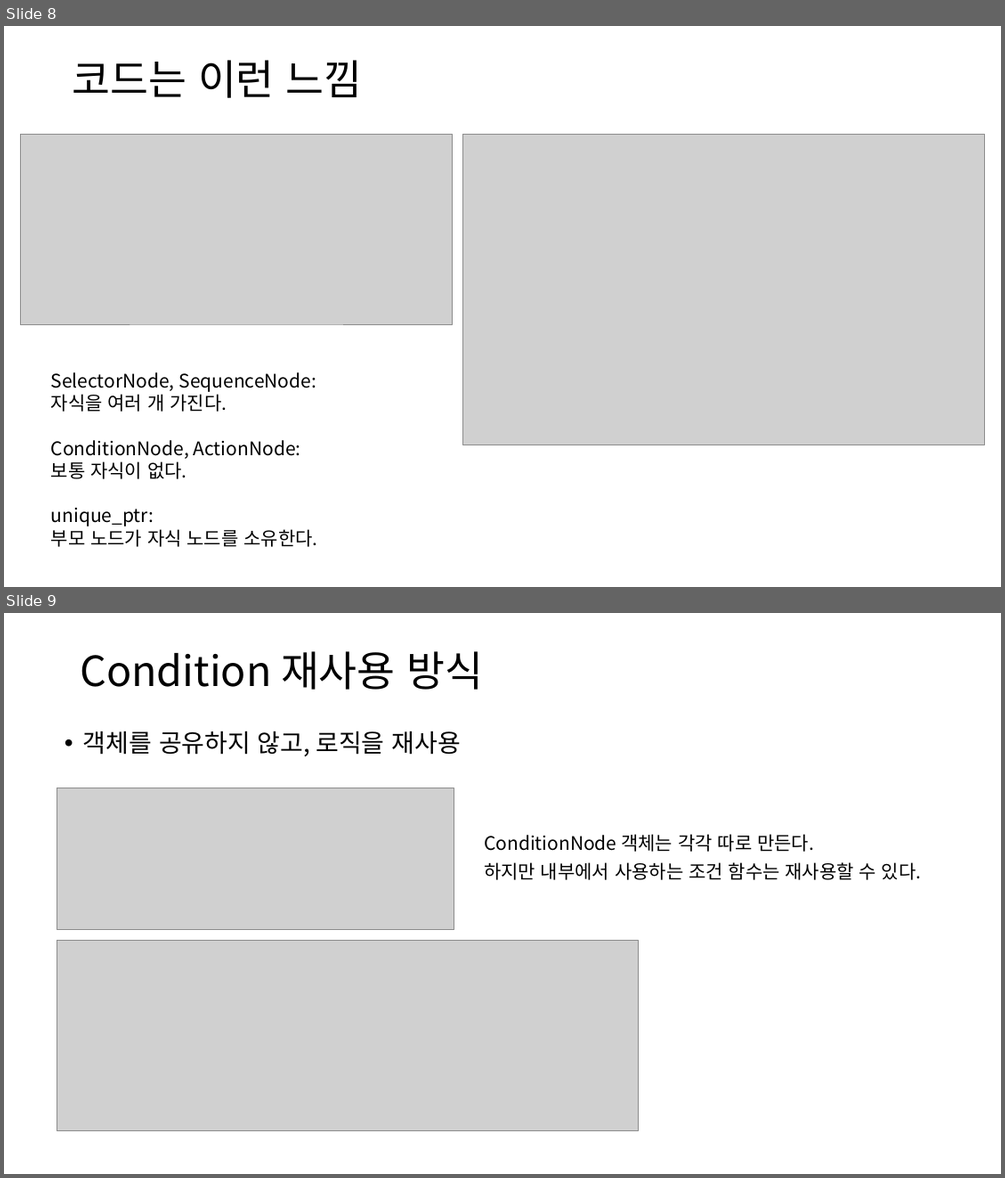
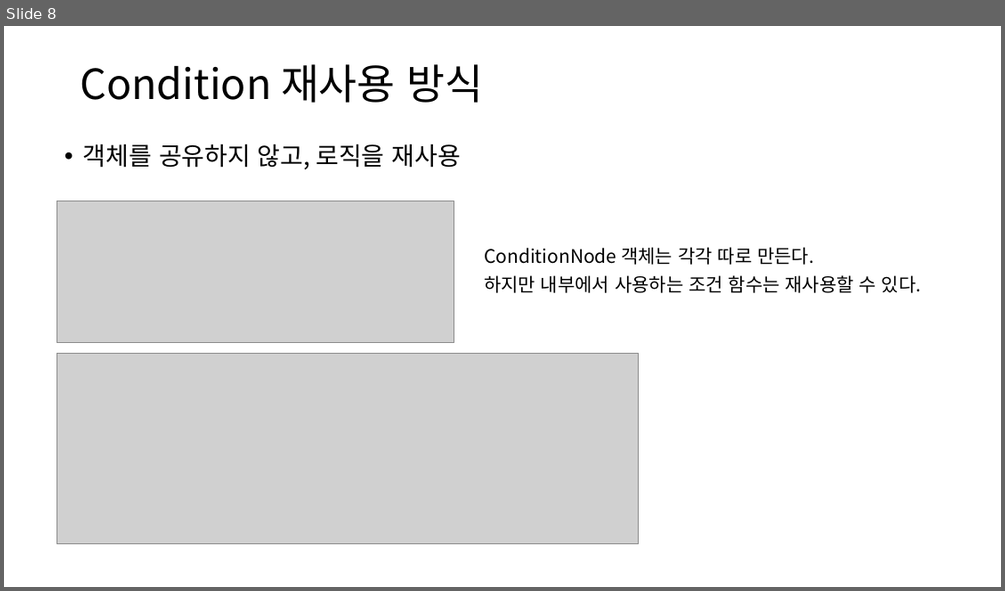
Before and after one commit to kimgaejin/CodeReview, a slide deck: #presentations/006_FSM과 BT.pptx. Shown one above the other, each under a label of ours: slides 8 and 9 before the commit, slide 8 after it. The pictures are 1005x1178 and 1005x591 pixels, drawn with LibreOffice and Linux fonts; fonts in the diff are those of the drawing; grey boxes stand for pictures. Boxes give left, top, right and bottom in pixels: in the first picture for what was removed or moved away, otherwise in the second. Text is boxed around its words. In the diff, an @@ line names an element or a change of style, - is before the commit and + after.

```diff
--- a/#presentations/006_FSM과 BT.pptx
+++ b/#presentations/006_FSM과 BT.pptx
@@ slide 8 removed at (4,26,1001,587), background #FFFFFF @@
@@ title removed at (72,60,363,98) @@
-코드는 이런 느낌
@@ picture removed at (21,134,453,324) @@
@@ picture removed at (463,134,985,445) @@
@@ text removed at (51,372,318,547) @@
-SelectorNode, SequenceNode:
-자식을 여러 개 가진다.
-ConditionNode, ActionNode:
-보통 자식이 없다.
-unique_ptr:
-부모 노드가 자식 노드를 소유한다.
@@ what was slide 9 is now slide 8 @@
```
Also in this commit, not shown: 5 slides changed, 1 slide added, 1 other slide removed.
